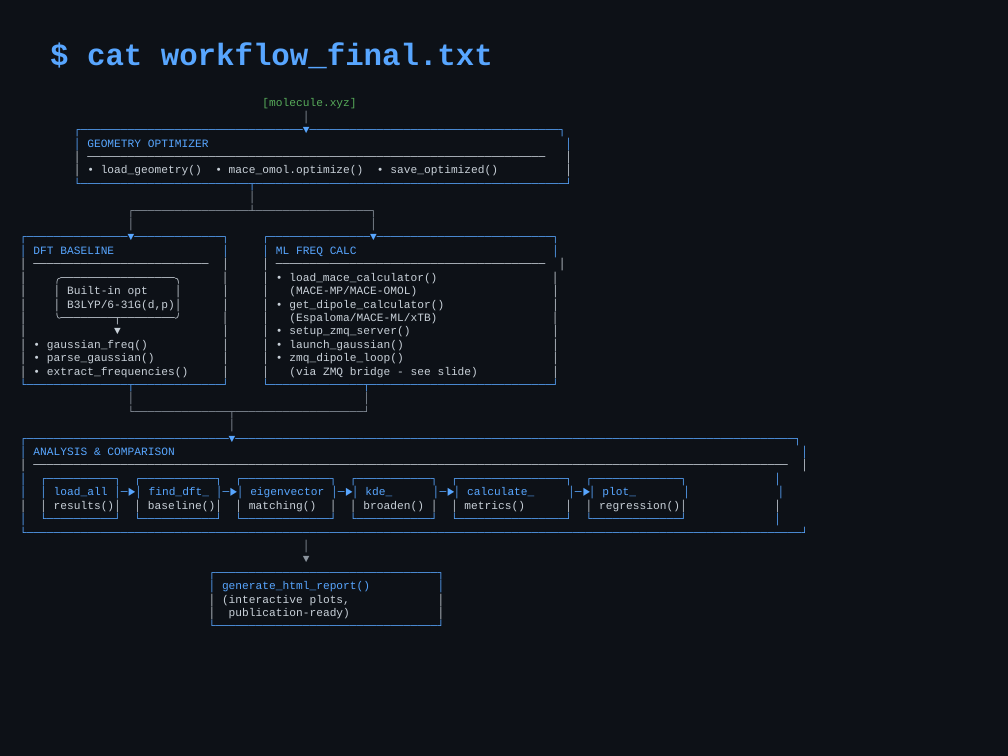
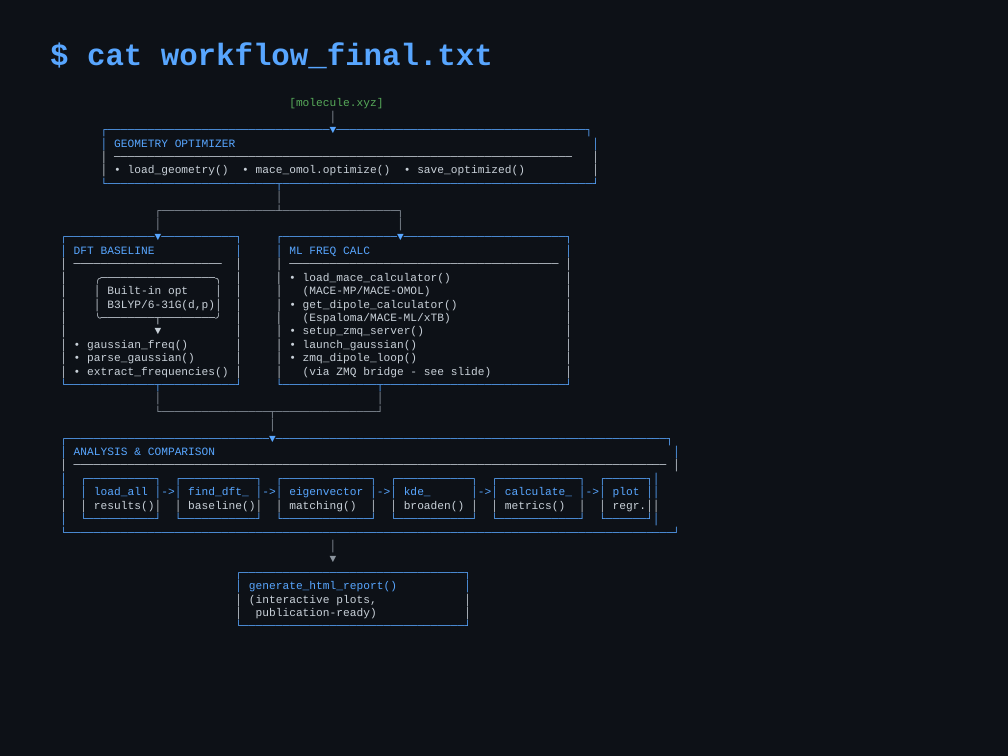
Before and after one commit to mott91/mace_gaussian_interface, a slide deck: slide 9 of presentation/test_detailed_workflow.pptx. Drawn at 1008x756 pixels with LibreOffice and Linux fonts; fonts in the diff are those of the drawing. Boxes give left, top, right and bottom in pixels: in the first picture for what was removed or moved away, otherwise in the second. Text is boxed around its words. In the diff, an @@ line names an element or a change of style, - is before the commit and + after.

```diff
--- a/presentation/test_detailed_workflow.pptx
+++ b/presentation/test_detailed_workflow.pptx
@@ text at <box>74,99,660,619</box>: text changed @@
-┌───────────────▼─────────────┐ ┌───────────────▼──────────────────────────┐
+┌─────────────▼───────────┐ ┌─────────────────▼────────────────────────┐
@@ text at <box>74,99,660,619</box>: text changed @@
-│ ────────────────────────── │ │ ──────────────────────────────────────── │
+│ ────────────────────── │ │ ──────────────────────────────────────── │
@@ text at <box>74,99,660,619</box>: text changed @@
-└───────────────┬─────────────┘ └──────────────┬───────────────────────────┘
+└─────────────┬───────────┘ └──────────────┬───────────────────────────┘
@@ text at <box>74,99,660,619</box>: text changed @@
-└──────────────┬───────────────────┘
+└────────────────┬───────────────┘
@@ text at <box>74,99,660,619</box>: text changed @@
-┌──────────────────────────────▼───────────────────────────────────────────────────────────────────────────────────┐
+┌──────────────────────────────▼──────────────────────────────────────────────────────────┐
@@ text "[molecule.xyz]": place and size @@
-text "[molecule.xyz]" at <box>33,99,687,619</box>
+text "[molecule.xyz]" at <box>74,99,660,619</box>
@@ text at <box>94,488,660,513</box>: text changed @@
-│ ──────────────────────────────────────────────────────────────────────────────────────────────────────────────── │
-│ ┌──────────┐ ┌───────────┐ ┌─────────────┐ ┌───────────┐ ┌────────────────┐ ┌─────────────┐ │
-│ │ load_all │─▶│ find_dft_ │─▶│ eigenvector │─▶│ kde_ │─▶│ calculate_ │─▶│ plot_ │ │
-│ │ results()│ │ baseline()│ │ matching() │ │ broaden() │ │ metrics() │ │ regression()│ │
-│ └──────────┘ └───────────┘ └─────────────┘ └───────────┘ └────────────────┘ └─────────────┘ │
-└───────────────────────────────────────────────────────────────────────────────────────────────────────────────────┘
+│ ──────────────────────────────────────────────────────────────────────────────────────── │
+│ ┌──────────┐ ┌───────────┐ ┌─────────────┐ ┌───────────┐ ┌────────────┐ ┌──────┐│
+│ │ load_all │->│ find_dft_ │->│ eigenvector │->│ kde_ │->│ calculate_ │->│ plot ││
+│ │ results()│ │ baseline()│ │ matching() │ │ broaden() │ │ metrics() │ │ regr.││
+│ └──────────┘ └───────────┘ └─────────────┘ └───────────┘ └────────────┘ └──────┘│
+└──────────────────────────────────────────────────────────────────────────────────────────┘
```
Also in this commit, not shown: 1 other file.
